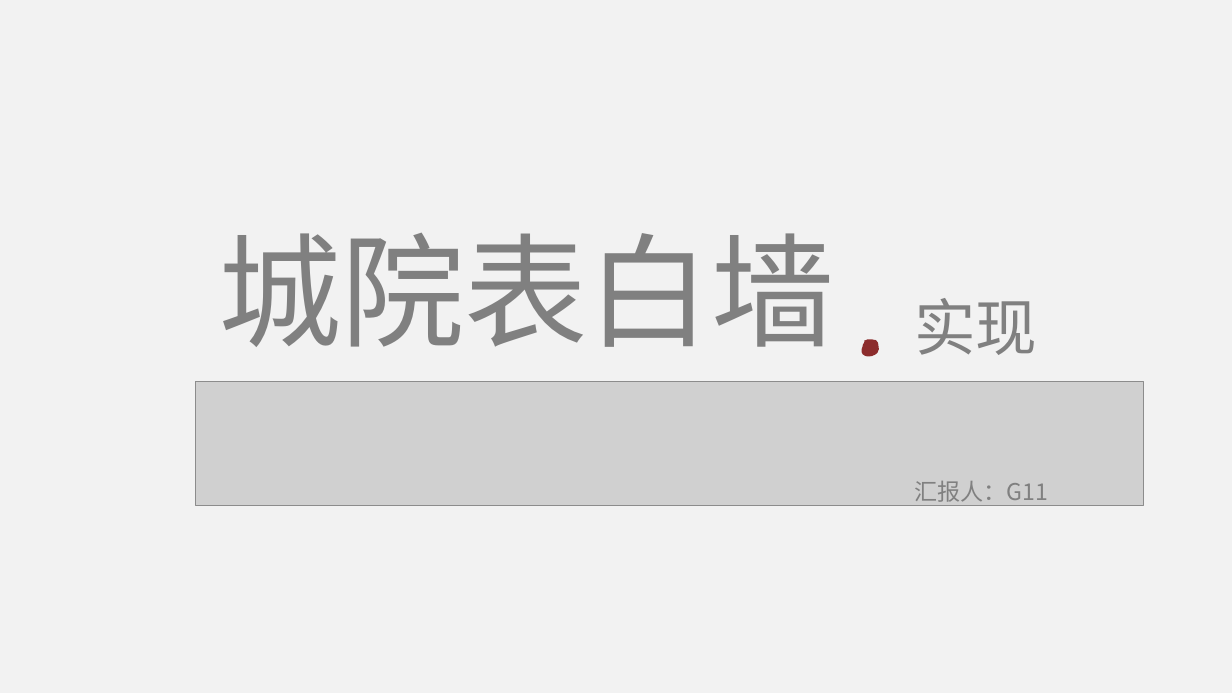
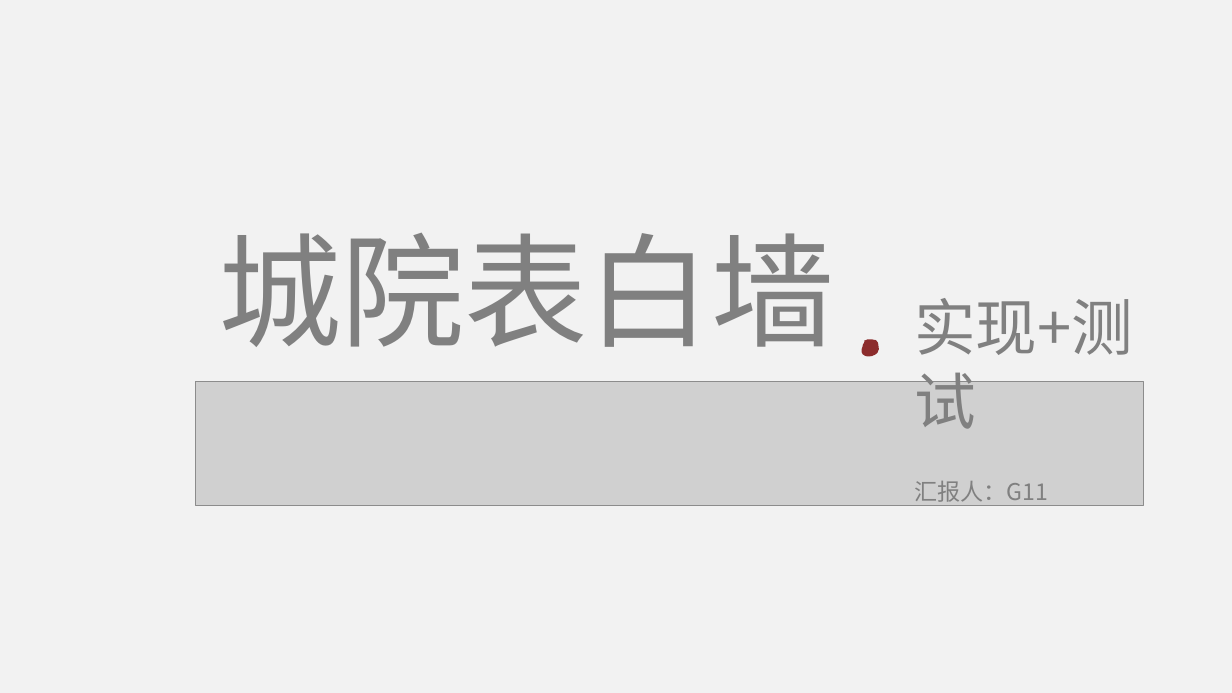
Before and after one commit to lenovo-wu/G11ZUCC, a slide deck: slide 1 of 代码实现.pptx. Drawn at 1232x693 pixels with LibreOffice and Linux fonts; fonts in the diff are those of the drawing; grey boxes stand for pictures. Boxes give left, top, right and bottom in pixels: in the first picture for what was removed or moved away, otherwise in the second. Text is boxed around its words. In the diff, an @@ line names an element or a change of style, - is before the commit and + after.

```diff
--- a/代码实现.pptx
+++ b/代码实现.pptx
@@ text at <box>914,298,1133,429</box>: text changed @@
-实现
+实现+测试
```
Also in this commit, not shown: 1 other slide changed.
